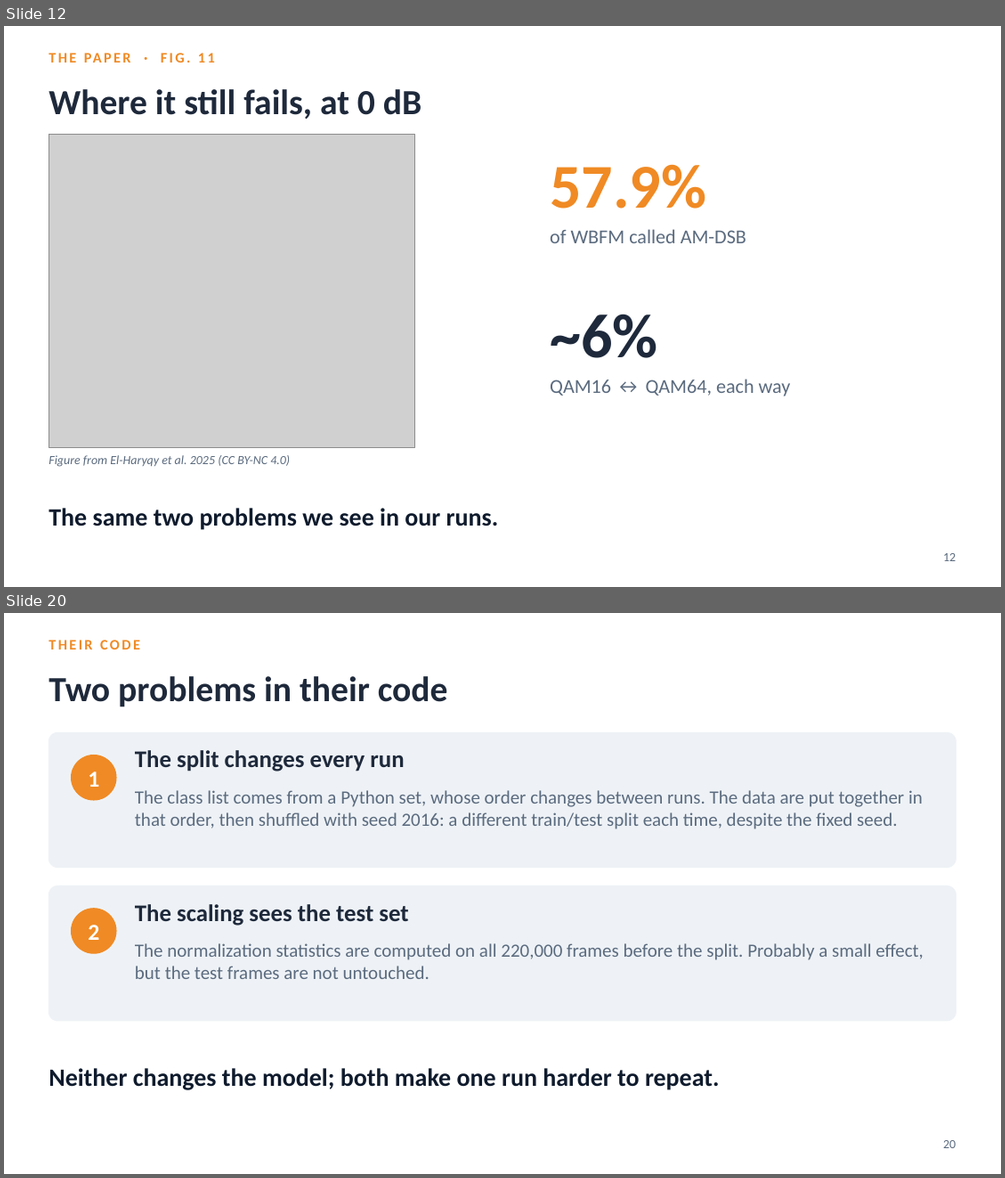
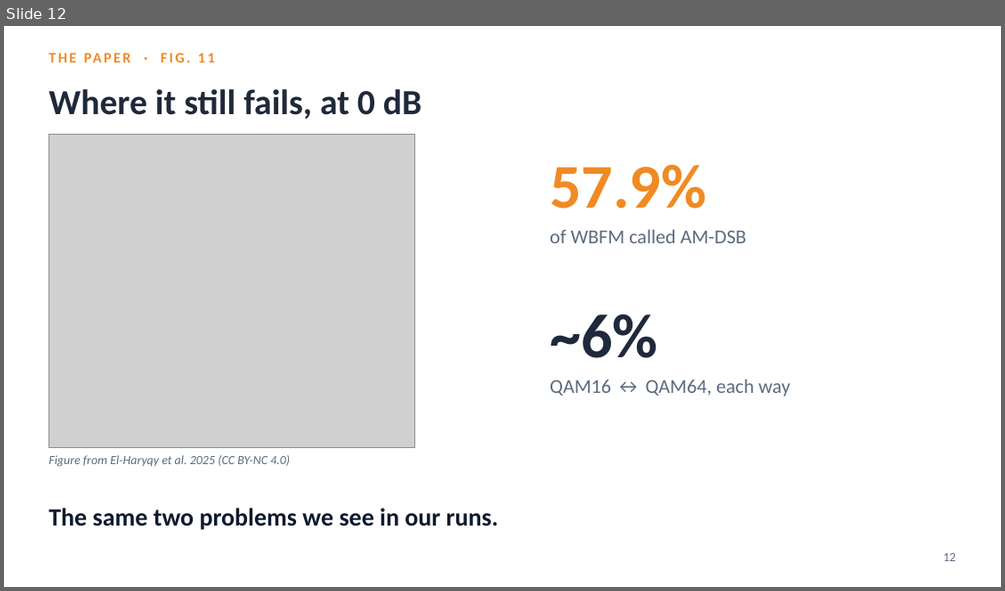
Before and after one commit to YusufBilo78/amc, a slide deck: deck/moshe_paper_icrnna.pptx. Shown one above the other, each under a label of ours: slides 12 and 20 before the commit, slide 12 after it; the slides between them are not shown. The pictures are 1005x1178 and 1005x591 pixels, drawn with LibreOffice and Linux fonts; fonts in the diff are those of the drawing; grey boxes stand for pictures. Boxes give left, top, right and bottom in pixels: in the first picture for what was removed or moved away, otherwise in the second. Text is boxed around its words. In the diff, an @@ line names an element or a change of style, - is before the commit and + after.

```diff
--- a/deck/moshe_paper_icrnna.pptx
+++ b/deck/moshe_paper_icrnna.pptx
@@ slide 20 removed at bbox=[4, 613, 1001, 1174], background #FFFFFF @@
@@ text removed at bbox=[48, 640, 140, 649] @@
-THEIR CODE
@@ text removed at bbox=[48, 676, 448, 707] @@
-Two problems in their code
@@ rounded rectangle removed at bbox=[48, 732, 956, 868] @@
@@ ellipse removed at bbox=[72, 755, 116, 800] @@
@@ text removed at bbox=[88, 771, 99, 787] @@
-1
@@ text removed at bbox=[135, 750, 404, 771] @@
-The split changes every run
@@ text removed at bbox=[135, 790, 922, 829] @@
-The class list comes from a Python set, whose order changes between runs. The data are put together in that order, then shuffled with seed 2016: a different train/test split each time, despite the fixed seed.
@@ rounded rectangle removed at bbox=[48, 886, 956, 1021] @@
@@ text removed at bbox=[135, 904, 408, 925] @@
-The scaling sees the test set
@@ ellipse removed at bbox=[72, 908, 116, 953] @@
@@ text removed at bbox=[88, 925, 99, 940] @@
-2
@@ text removed at bbox=[135, 943, 923, 979] @@
-The normalization statistics are computed on all 220,000 frames before the split. Probably a small effect, but the test frames are not untouched.
@@ text removed at bbox=[48, 1068, 720, 1090] @@
-Neither changes the model; both make one run harder to repeat.
@@ text removed at bbox=[943, 1140, 955, 1148] @@
-20
```
Also in this commit, not shown: 7 slides changed, 3 slides added, 6 other slides removed, 5 other files.
